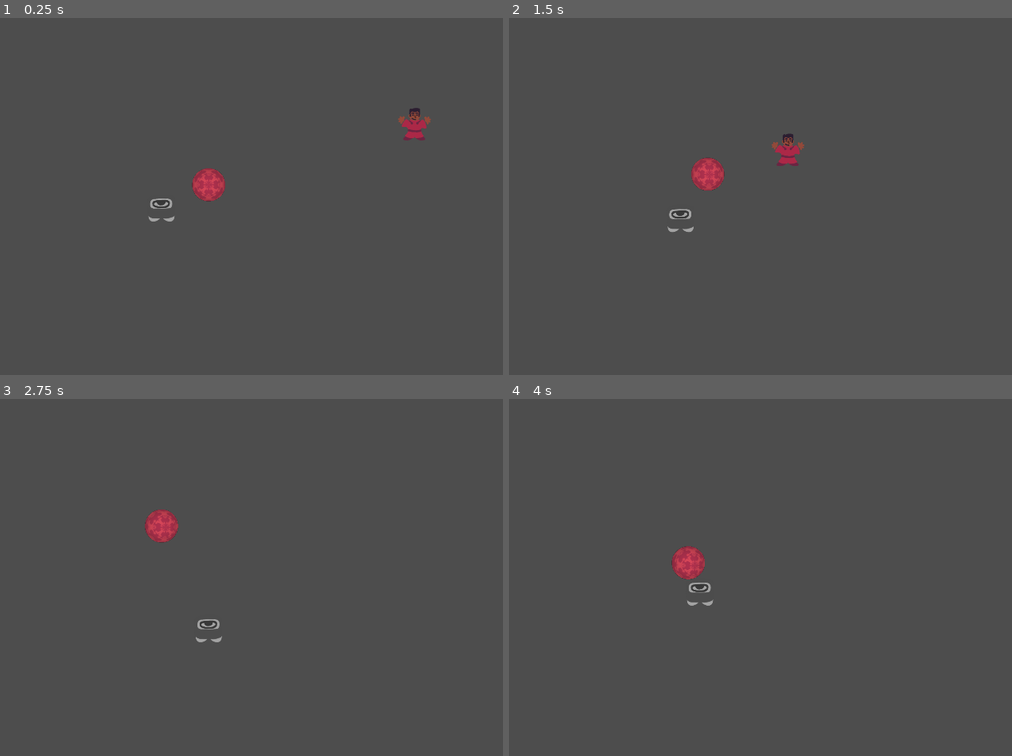
Above: before the commit, frames 1-4 (two rows, left to right).
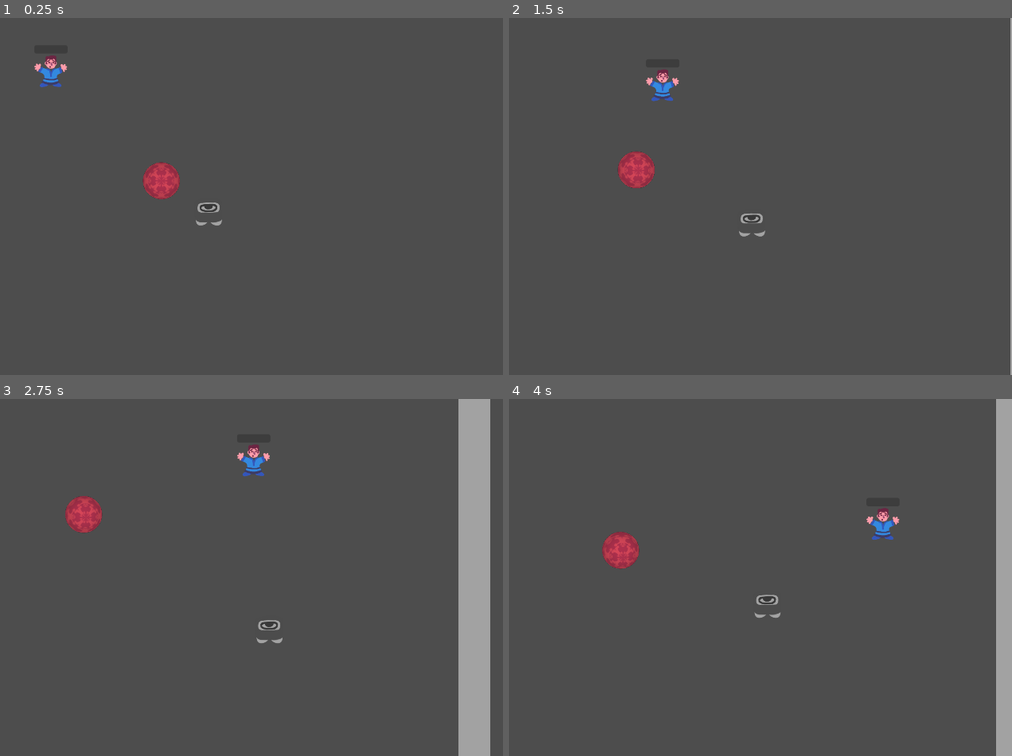
Above: after the commit, the same moments.

Repository: Hangover-Sunshine/KATAMARI-MEATBALL
Game: Godot game, scene res://scenes/Temporary/CatamariTest.tscn
The game is run twice, just before and just after one commit, with the same random seed, the same clock (stepped at 60 frames per second) and the same inputs. This scene is started directly instead of the project's main scene.
Inputs (mouse positions are in pixels of both pictures, inside the frame that each line leads up to):
- Up to frame 1 (0.25 s): no input
- Up to frame 2 (1.5 s): move the mouse to (835, 178) at 0.52 s; hold D (WalkRight) 0.53-1.28 s; click (835, 178) at 0.67 s; move the mouse to (569, 214) at 1.27 s; hold S (WalkDown) from 1.28 s (still down); click (569, 214) at 1.42 s
- Up to frame 3 (2.75 s): move the mouse to (246, 498) at 2.02 s; release S (WalkDown) at 2.03 s; hold D (WalkRight) from 2.03 s (still down); click (246, 498) at 2.17 s
- Up to frame 4 (4 s): move the mouse to (659, 648) at 2.77 s; release D (WalkRight) at 2.78 s; hold W (WalkUp) 2.78-3.53 s; click (659, 648) at 2.92 s; move the mouse to (886, 631) at 3.52 s; hold A (WalkLeft) from 3.53 s (still down); click (886, 631) at 3.67 s

The runs differ from the first frame. In frame 1, 1.9% of the frame differs, in the area x 6-86%, y 10-59%; in frame 2, 2.2%; in frame 3, 7.9%, in the area x 12-98%, y 0-100%; in frame 4, 4.7%.

Commit message:
civilian is now a child of entity

Diff:
--- a/prefabs/entities/Ball3D.tscn
+++ b/prefabs/entities/Ball3D.tscn
@@ -12,13 +12,13 @@
 script = ExtResource("1_fky82")
 
 [node name="Camera3D" type="Camera3D" parent="."]
-transform = Transform3D(-4.37114e-08, 1, 4.37114e-08, 0, -4.37114e-08, 1, 1, 4.37114e-08, 1.91069e-15, 0, 5.72215, 0)
+transform = Transform3D(-4.37114e-08, 1, 4.37114e-08, 0, -4.37114e-08, 1, 1, 4.37114e-08, 1.91069e-15, 0, 5, 0)
 
 [node name="DirectionalLight3D" type="DirectionalLight3D" parent="Camera3D"]
 transform = Transform3D(1, 0, 0, 0, 1, 8.35187e-23, 0, 8.35187e-23, 1, 0, -1.06785e-07, 2.44296)
 
 [node name="Model" type="MeshInstance3D" parent="."]
-transform = Transform3D(1.7, 0, 0, 0, 1.7, 0, 0, 0, 1.7, 0, 0, 0)
+transform = Transform3D(1.65, 0, 0, 0, 1.65, 0, 0, 0, 1.65, 0, 0, 0)
 layers = 2
 material_override = SubResource("StandardMaterial3D_h7uk7")
 mesh = SubResource("SphereMesh_rfoca")
--- a/prefabs/entities/Civilian.tscn
+++ b/prefabs/entities/Civilian.tscn
@@ -11,6 +11,7 @@
 collision_mask = 32
 script = ExtResource("1_irey7")
 EscortSpeedPenality = 0.65
+ConsumptionScore = 10.0
 
 [node name="GraphicsControl" parent="." instance=ExtResource("1_bhqhl")]
 
--- a/scenes/Temporary/CatamariTest.tscn
+++ b/scenes/Temporary/CatamariTest.tscn
@@ -26,7 +26,7 @@
 navigation_polygon = SubResource("NavigationPolygon_ccia3")
 
 [node name="Player" parent="." instance=ExtResource("1_uof3s")]
-position = Vector2(-79, 75)
+position = Vector2(207, 99)
 
 [node name="BallCamera" type="Camera2D" parent="." node_paths=PackedStringArray("Player", "Target")]
 position = Vector2(-176, -38)
@@ -151,8 +151,6 @@
 gizmo_extents = 100.0
 
 [node name="Civilian" parent="CivilianController" instance=ExtResource("6_qedqf")]
-process_mode = 4
-visible = false
 position = Vector2(-151, -216)
 
 [node name="Civilian2" parent="CivilianController" instance=ExtResource("6_qedqf")]
@@ -167,6 +165,8 @@
 CultistPrefab = ExtResource("8_xpyn0")
 
 [node name="Cultist" parent="." instance=ExtResource("8_xpyn0")]
+process_mode = 4
+visible = false
 position = Vector2(753, -199)
 
 [node name="Cultist2" parent="." instance=ExtResource("8_xpyn0")]
--- a/scripts/entity/Ball3D.gd
+++ b/scripts/entity/Ball3D.gd
@@ -6,10 +6,17 @@
 var max_speed:float
 var velocity:Vector2
 
+var dist_to_maintain:float
+
+func _ready():
+	dist_to_maintain = $Camera3D.global_position.distance_to(model.global_position) - min_ball_scale()
+##
+
 func set_ball_scale(size):
 	model.scale.x = size
 	model.scale.y = size
 	model.scale.z = size
+	$Camera3D.global_position = size + dist_to_maintain
 ##
 
 func get_ball_scale():
@@ -17,7 +24,7 @@
 ##
 
 func min_ball_scale() -> float:
-	return 1.7
+	return 1.65
 ##
 
 func _physics_process(delta):
--- a/scripts/entity/Civilian.gd
+++ b/scripts/entity/Civilian.gd
@@ -1,9 +1,8 @@
-extends CharacterBody2D
+extends Entity
 class_name Civilian
 
 @export var MovementSpeed:float = 350.0
 @export_range(0.1, 0.8) var EscortSpeedPenality:float = 0.5
-@export var ConsumptionAddition:float = 10.0
 @export var WaitTime:Vector2 = Vector2(0.8, 1.8)
 
 @export_group("Conversion")
@@ -103,10 +102,6 @@
 	##
 ##
 
-func get_consumption_addition():
-	return ConsumptionAddition
-##
-
 func begin_conversion_by(cultist):
 	being_converted = true
 	cultist_converting = cultist
--- a/scripts/entity/FleshBall.gd
+++ b/scripts/entity/FleshBall.gd
@@ -70,7 +70,8 @@
 ##
 
 func smacked(dir, force):
-	velocity = (MaxVelocity * force) * dir
+	# add to it, don't override
+	velocity += (MaxVelocity * force) * dir
 	$Influence.collision_mask = 0b0001_1100
 ##
 
